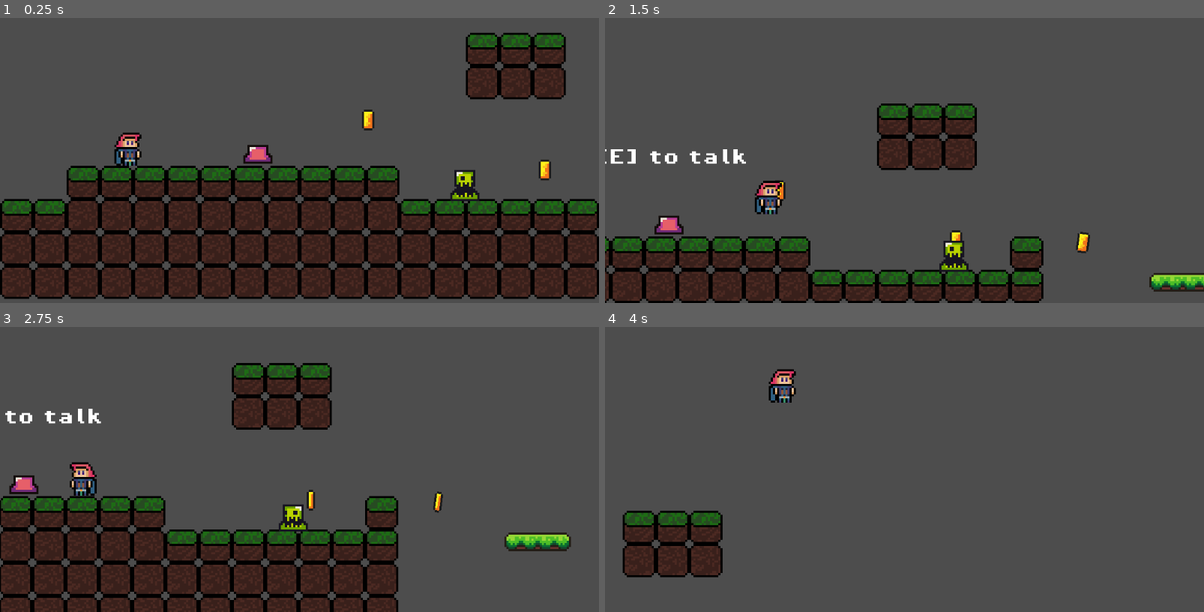
Above: before the commit, frames 1-4 (two rows, left to right).
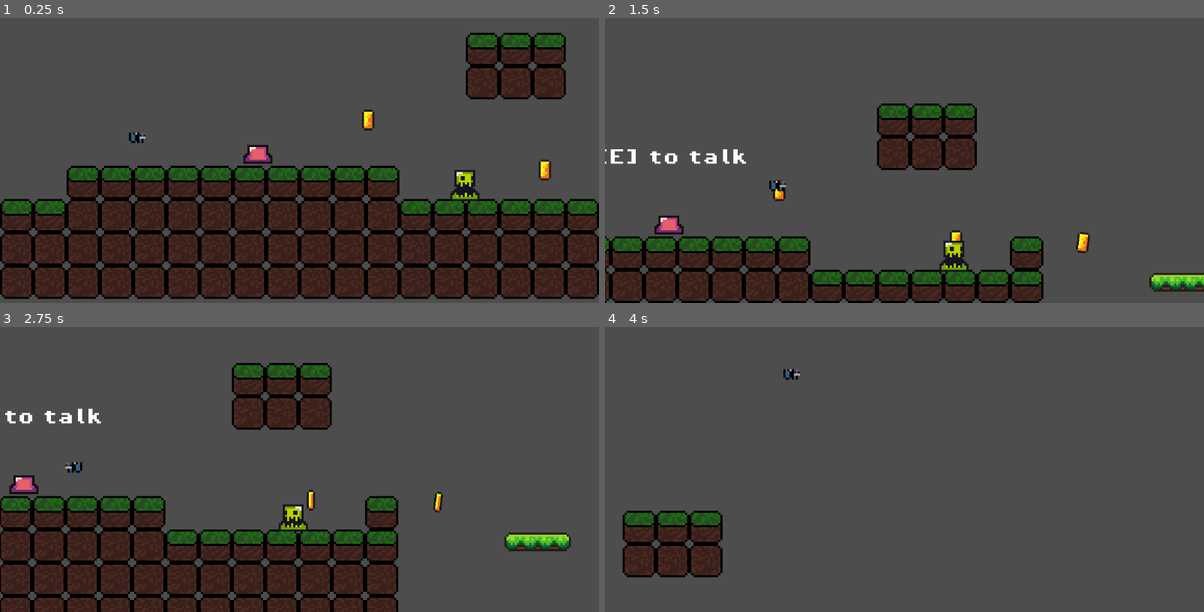
Above: after the commit, the same moments.

Repository: eoBattisti/agnosia
Game: Godot game, scene res://scenes/game.tscn
The game is run twice, just before and just after one commit, with the same random seed, the same clock (stepped at 60 frames per second) and the same inputs.
Inputs:
- Up to frame 1 (0.25 s): no input
- Up to frame 2 (1.5 s): tap Enter (advance_dialog) at 0.5 s; hold Enter (advance_dialog) 0.53-1.28 s; hold D (move_right) from 0.53 s (still down); tap Space (jump) at 0.77 s; tap K (counter_dash) at 1.35 s
- Up to frame 3 (2.75 s): tap Space (jump) at 1.52 s; release D (move_right) at 2.03 s; hold A (move_left) from 2.03 s (still down); tap J (dash) at 2.1 s
- Up to frame 4 (4 s): release A (move_left) at 2.78 s; hold D (move_right) from 2.78 s (still down); tap E (interact) at 2.85 s; tap Space (jump) at 3.02, 3.77 s; hold Enter (advance_dialog) from 3.53 s (still down)

The runs differ from the first frame. In frame 1, 0.5% of the frame differs, in the area x 19-25%, y 40-52%; in frame 2, 0.5%; in frame 3, 0.5%; in frame 4, 0.5%, in the area x 27-33%, y 14-27%.

Commit message:
feat: adjusting character sprite

Diff:
--- a/project.godot
+++ b/project.godot
@@ -60,6 +60,11 @@
 "events": [Object(InputEventKey,"resource_local_to_scene":false,"resource_name":"","device":-1,"window_id":0,"alt_press …(182 unchanged characters)…
 ]
 }
+attack={
+"deadzone": 0.5,
+"events": [Object(InputEventMouseButton,"resource_local_to_scene":false,"resource_name":"","device":-1,"window_id":0,"alt_pressed":false,"shift_pressed":false,"ctrl_pressed":false,"meta_pressed":false,"button_mask":1,"position":Vector2(213, 15),"global_position":Vector2(217, 56),"factor":1.0,"button_index":1,"canceled":false,"pressed":true,"double_click":false,"script":null)
+]
+}
 
 [layer_names]
 
Binary file changed: assets/sprites/characters.png
